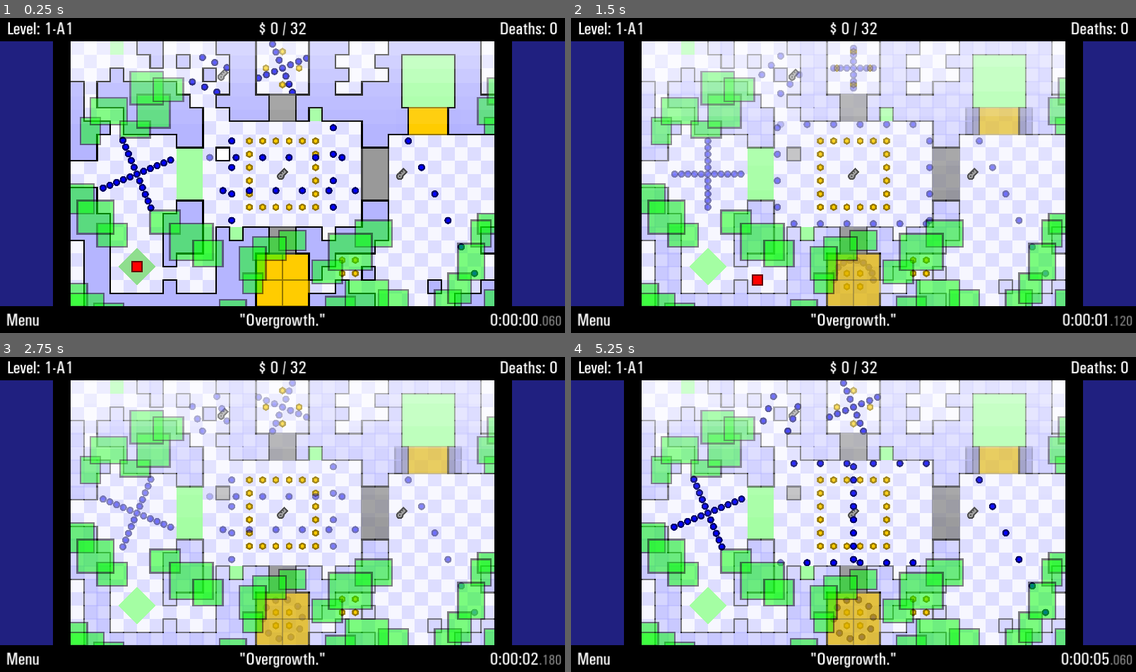
Above: before the commit, frames 1-4 (two rows, left to right).
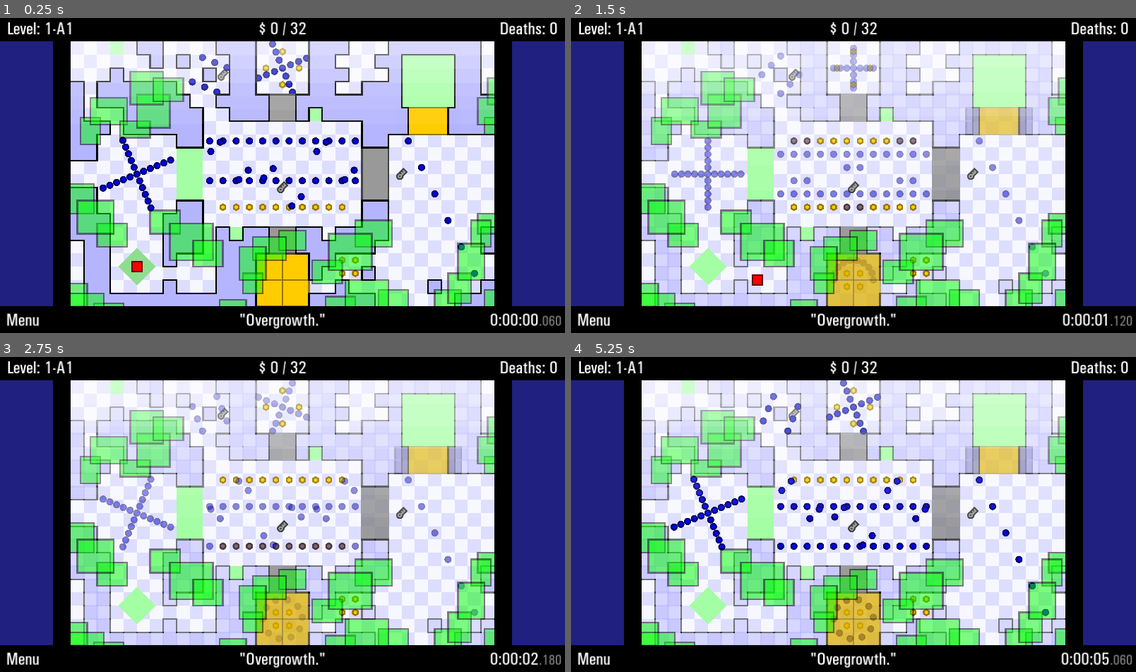
Above: after the commit, the same moments.

Repository: JustVictorGD/TWHG-Remake-Template
Game: Godot game, scene res://game/scenes/main.tscn
Two runs of this game, one before a commit and one after it. Both use one fixed random seed, a clock stepped at 60 frames per second and the inputs below.
Inputs:
- Up to frame 1 (0.25 s): no input
- Up to frame 2 (1.5 s): hold D (right) 0.53-1.28 s; tap O (ghost) at 0.6 s; hold S (down) from 1.28 s (still down); tap I (invincibility) at 1.35 s
- Up to frame 3 (2.75 s): release S (down) at 2.03 s; hold D (right) from 2.03 s (still down); tap U (speed_hack) at 2.1 s
- Up to frame 4 (5.25 s): release D (right) at 2.78 s; hold W (up) 2.78-3.53 s; tap one key every 0.75 s from 2.85 s: O (ghost) I (invincibility) U (speed_hack) O (ghost); hold A (left) 3.53-5.03 s; hold S (down) from 5.03 s (still down)

The runs differ from the first frame. In frame 1, 1.6% of the frame differs, in the area x 36-64%, y 33-66%; in frame 2, 1.6%; in frame 3, 1.6%; in frame 4, 1.7%, in the area x 36-64%, y 32-67%.
Error after the commit: Invalid assignment of property or key 'text' with value of type 'String' on a base object of type 'null instance'. (res://core/scripts/misc_scripts/interface.g…

Commit message:
Add FPS counter
An FPS counter in the bottom-left corner, next to the Menu button.

Diff:
--- a/core/scripts/misc_scripts/interface.gd
+++ b/core/scripts/misc_scripts/interface.gd
@@ -52,6 +52,7 @@
 	$Deaths.text = "Deaths: " + str(AreaManager.deaths)
 	$Timer.text = str(hours) + (":%02d:%02d" % [minutes, seconds])
 	$Timer2.text = ".%03d" % [ticks]
+	$FPS.text = str(Engine.get_frames_per_second()) + " FPS"
 
 	if AreaManager.finished:
 		$Timer.modulate = Color.GOLD
--- a/game/areas/level 1/1-b2.tscn
+++ b/game/areas/level 1/1-b2.tscn
@@ -48,160 +48,6 @@
 _data = {
 "RESET": SubResource("Animation_t1oa8"),
 "new_animation": SubResource("Animation_68scm")
-}
-
-[sub_resource type="Animation" id="Animation_ouv8q"]
-length = 0.001
-tracks/0/type = "value"
-tracks/0/imported = false
-tracks/0/enabled = true
-tracks/0/path = NodePath(".:position")
-tracks/0/interp = 1
-tracks/0/loop_wrap = true
-tracks/0/keys = {
-"times": PackedFloat32Array(0),
-"transitions": PackedFloat32Array(1),
-"update": 0,
-"values": [Vector2(0, 0)]
-}
-
-[sub_resource type="Animation" id="Animation_cbltf"]
-resource_name = "new_animation"
-length = 0.75
-loop_mode = 2
-step = 0.05
-tracks/0/type = "value"
-tracks/0/imported = false
-tracks/0/enabled = true
-tracks/0/path = NodePath(".:position")
-tracks/0/interp = 1
-tracks/0/loop_wrap = true
-tracks/0/keys = {
-"times": PackedFloat32Array(0, 0.75),
-"transitions": PackedFloat32Array(1, 1),
-"update": 0,
-"values": [Vector2(0, 0), Vector2(0, 360)]
-}
-
-[sub_resource type="AnimationLibrary" id="AnimationLibrary_syupp"]
-_data = {
-"RESET": SubResource("Animation_ouv8q"),
-"new_animation": SubResource("Animation_cbltf")
-}
-
-[sub_resource type="Animation" id="Animation_legs3"]
-length = 0.001
-tracks/0/type = "value"
-tracks/0/imported = false
-tracks/0/enabled = true
-tracks/0/path = NodePath(".:position")
-tracks/0/interp = 1
-tracks/0/loop_wrap = true
-tracks/0/keys = {
-"times": PackedFloat32Array(0),
-"transitions": PackedFloat32Array(1),
-"update": 0,
-"values": [Vector2(0, 0)]
-}
-
-[sub_resource type="Animation" id="Animation_r8ft8"]
-resource_name = "new_animation"
-length = 0.75
-loop_mode = 2
-step = 0.0625
-tracks/0/type = "value"
-tracks/0/imported = false
-tracks/0/enabled = true
-tracks/0/path = NodePath(".:position")
-tracks/0/interp = 1
-tracks/0/loop_wrap = true
-tracks/0/keys = {
-"times": PackedFloat32Array(0, 0.75),
-"transitions": PackedFloat32Array(1, 1),
-"update": 0,
-"values": [Vector2(0, 0), Vector2(0, -360)]
-}
-
-[sub_resource type="AnimationLibrary" id="AnimationLibrary_uhdnx"]
-_data = {
-"RESET": SubResource("Animation_legs3"),
-"new_animation": SubResource("Animation_r8ft8")
-}
-
-[sub_resource type="Animation" id="Animation_edx1s"]
-length = 0.001
-tracks/0/type = "value"
-tracks/0/imported = false
-tracks/0/enabled = true
-tracks/0/path = NodePath(".:position")
-tracks/0/interp = 1
-tracks/0/loop_wrap = true
-tracks/0/keys = {
-"times": PackedFloat32Array(0),
-"transitions": PackedFloat32Array(1),
-"update": 0,
-"values": [Vector2(0, 0)]
-}
-
-[sub_resource type="Animation" id="Animation_36yhl"]
-resource_name = "new_animation"
-length = 1.5
-loop_mode = 2
-tracks/0/type = "value"
-tracks/0/imported = false
-tracks/0/enabled = true
-tracks/0/path = NodePath(".:position")
-tracks/0/interp = 1
-tracks/0/loop_wrap = true
-tracks/0/keys = {
-"times": PackedFloat32Array(0, 1.5),
-"transitions": PackedFloat32Array(1, 1),
-"update": 0,
-"values": [Vector2(0, 0), Vector2(552, 0)]
-}
-
-[sub_resource type="AnimationLibrary" id="AnimationLibrary_hc4bb"]
-_data = {
-"RESET": SubResource("Animation_edx1s"),
-"new_animation": SubResource("Animation_36yhl")
-}
-
-[sub_resource type="Animation" id="Animation_h4gfc"]
-length = 0.001
-tracks/0/type = "value"
-tracks/0/imported = false
-tracks/0/enabled = true
-tracks/0/path = NodePath(".:position")
-tracks/0/interp = 1
-tracks/0/loop_wrap = true
-tracks/0/keys = {
-"times": PackedFloat32Array(0),
-"transitions": PackedFloat32Array(1),
-"update": 0,
-"values": [Vector2(0, 0)]
-}
-
-[sub_resource type="Animation" id="Animation_e0y47"]
-resource_name = "new_animation"
-length = 1.5
-loop_mode = 2
-tracks/0/type = "value"
-tracks/0/imported = false
-tracks/0/enabled = true
-tracks/0/path = NodePath(".:position")
-tracks/0/interp = 1
-tracks/0/loop_wrap = true
-tracks/0/keys = {
-"times": PackedFloat32Array(0, 1.5),
-"transitions": PackedFloat32Array(1, 1),
-"update": 0,
-"values": [Vector2(0, 0), Vector2(-552, 0)]
-}
-
-[sub_resource type="AnimationLibrary" id="AnimationLibrary_jfnk2"]
-_data = {
-"RESET": SubResource("Animation_h4gfc"),
-"new_animation": SubResource("Animation_e0y47")
 }
 
 [sub_resource type="Animation" id="Animation_0fenc"]
@@ -368,6 +214,43 @@
 "new_animation": SubResource("Animation_dt221")
 }
 
+[sub_resource type="Animation" id="Animation_i0ar4"]
+length = 0.001
+tracks/0/type = "value"
+tracks/0/imported = false
+tracks/0/enabled = true
+tracks/0/path = NodePath(".:position")
+tracks/0/interp = 1
+tracks/0/loop_wrap = true
+tracks/0/keys = {
+"times": PackedFloat32Array(0),
+"transitions": PackedFloat32Array(1),
+"update": 0,
+"values": [Vector2(504, 312)]
+}
+
+[sub_resource type="Animation" id="Animation_ukhjm"]
+resource_name = "new_animation"
+loop_mode = 2
+tracks/0/type = "value"
+tracks/0/imported = false
+tracks/0/enabled = true
+tracks/0/path = NodePath(".:position")
+tracks/0/interp = 1
+tracks/0/loop_wrap = true
+tracks/0/keys = {
+"times": PackedFloat32Array(0, 1),
+"transitions": PackedFloat32Array(1, 1),
+"update": 0,
+"values": [Vector2(504, 312), Vector2(504, 504)]
+}
+
+[sub_resource type="AnimationLibrary" id="AnimationLibrary_ypg5j"]
+_data = {
+"RESET": SubResource("Animation_i0ar4"),
+"new_animation": SubResource("Animation_ukhjm")
+}
+
 [sub_resource type="Animation" id="Animation_ubdws"]
 length = 0.001
 tracks/0/type = "value"
@@ -407,6 +290,44 @@
 "new_animation": SubResource("Animation_trcub")
 }
 
+[sub_resource type="Animation" id="Animation_waj54"]
+length = 0.001
+tracks/0/type = "value"
+tracks/0/imported = false
+tracks/0/enabled = true
+tracks/0/path = NodePath(".:rotation")
+tracks/0/interp = 1
+tracks/0/loop_wrap = true
+tracks/0/keys = {
+"times": PackedFloat32Array(0),
+"transitions": PackedFloat32Array(1),
+"update": 0,
+"values": [0.0]
+}
+
+[sub_resource type="Animation" id="Animation_bltfe"]
+resource_name = "new_animation"
+length = 2.0
+loop_mode = 1
+tracks/0/type = "value"
+tracks/0/imported = false
+tracks/0/enabled = true
+tracks/0/path = NodePath(".:rotation")
+tracks/0/interp = 1
+tracks/0/loop_wrap = true
+tracks/0/keys = {
+"times": PackedFloat32Array(0, 2),
+"transitions": PackedFloat32Array(1, 1),
+"update": 0,
+"values": [0.0, 6.28319]
+}
+
+[sub_resource type="AnimationLibrary" id="AnimationLibrary_51qu2"]
+_data = {
+"RESET": SubResource("Animation_waj54"),
+"new_animation": SubResource("Animation_bltfe")
+}
+
 [node name="1-B2" type="Node2D"]
 script = ExtResource("1_hg4mj")
 metadata/_edit_lock_ = true
@@ -463,9 +384,10 @@
 type = 2
 
 [node name="Coins" type="Node2D" parent="."]
+metadata/_edit_lock_ = true
 
 [node name="Coin17" parent="Coins" instance=ExtResource("5_h7jdv")]
-position = Vector2(648, 360)
+position = Vector2(552, 360)
 
 [node name="Coin18" parent="Coins" instance=ExtResource("5_h7jdv")]
 position = Vector2(696, 360)
@@ -480,28 +402,28 @@
 position = Vector2(840, 360)
 
 [node name="Coin9" parent="Coins" instance=ExtResource("5_h7jdv")]
-position = Vector2(888, 552)
+position = Vector2(936, 600)
 
 [node name="Coin10" parent="Coins" instance=ExtResource("5_h7jdv")]
-position = Vector2(888, 504)
+position = Vector2(984, 600)
 
 [node name="Coin11" parent="Coins" instance=ExtResource("5_h7jdv")]
-position = Vector2(888, 456)
+position = Vector2(984, 360)
 
 [node name="Coin12" parent="Coins" instance=ExtResource("5_h7jdv")]
-position = Vector2(888, 408)
+position = Vector2(936, 360)
 
 [node name="Coin13" parent="Coins" instance=ExtResource("5_h7jdv")]
-position = Vector2(648, 552)
+position = Vector2(600, 600)
 
 [node name="Coin14" parent="Coins" instance=ExtResource("5_h7jdv")]
-position = Vector2(648, 504)
+position = Vector2(552, 600)
 
 [node name="Coin15" parent="Coins" instance=ExtResource("5_h7jdv")]
-position = Vector2(648, 456)
+position = Vector2(600, 360)
 
 [node name="Coin16" parent="Coins" instance=ExtResource("5_h7jdv")]
-position = Vector2(648, 408)
+position = Vector2(648, 360)
 
 [node name="Coin22" parent="Coins" instance=ExtResource("5_h7jdv")]
 position = Vector2(888, 360)
@@ -561,6 +483,7 @@
 position = Vector2(828, 96)
 
 [node name="Circles" type="Node2D" parent="."]
+metadata/_edit_lock_ = true
 
 [node name="Circle" parent="Circles" instance=ExtResource("7_v8775")]
 position = Vector2(768, 864)
@@ -602,107 +525,6 @@
 [node name="BlueEnemy32" parent="Enemies/StaticEnemies" instance=ExtResource("6_i7507")]
 position = Vector2(1464, 840)
 
-[node name="Group1" type="Node2D" parent="Enemies"]
-metadata/_edit_lock_ = true
-
-[node name="TickBasedAnimator" type="AnimationPlayer" parent="Enemies/Group1"]
-libraries = {
-"": SubResource("AnimationLibrary_syupp")
-}
-autoplay = "new_animation"
-script = ExtResource("6_jic0f")
-
-[node name="BlueEnemy" parent="Enemies/Group1" instance=ExtResource("6_i7507")]
-modulate = Color(1, 1, 1, 0.498039)
-position = Vector2(504, 300)
-
-[node name="BlueEnemy2" parent="Enemies/Group1" instance=ExtResource("6_i7507")]
-position = Vector2(600, 300)
-
-[node name="BlueEnemy3" parent="Enemies/Group1" instance=ExtResource("6_i7507")]
-position = Vector2(696, 300)
-
-[node name="BlueEnemy4" parent="Enemies/Group1" instance=ExtResource("6_i7507")]
-position = Vector2(792, 300)
-
-[node name="BlueEnemy5" parent="Enemies/Group1" instance=ExtResource("6_i7507")]
-position = Vector2(888, 300)
-
-[node name="BlueEnemy6" parent="Enemies/Group1" instance=ExtResource("6_i7507")]
-position = Vector2(984, 300)
-
-[node name="Group2" type="Node2D" parent="Enemies"]
-metadata/_edit_lock_ = true
-
-[node name="TickBasedAnimator" type="AnimationPlayer" parent="Enemies/Group2"]
-libraries = {
-"": SubResource("AnimationLibrary_uhdnx")
-}
-autoplay = "new_animation"
-script = ExtResource("6_jic0f")
-
-[node name="BlueEnemy" parent="Enemies/Group2" instance=ExtResource("6_i7507")]
-position = Vector2(552, 660)
-
-[node name="BlueEnemy2" parent="Enemies/Group2" instance=ExtResource("6_i7507")]
-position = Vector2(648, 660)
-
-[node name="BlueEnemy3" parent="Enemies/Group2" instance=ExtResource("6_i7507")]
-position = Vector2(744, 660)
-
-[node name="BlueEnemy4" parent="Enemies/Group2" instance=ExtResource("6_i7507")]
-position = Vector2(840, 660)
-
-[node name="BlueEnemy5" parent="Enemies/Group2" instance=ExtResource("6_i7507")]
-position = Vector2(936, 660)
-
-[node name="BlueEnemy6" parent="Enemies/Group2" instance=ExtResource("6_i7507")]
-position = Vector2(1032, 660)
-
-[node name="Group3" type="Node2D" parent="Enemies"]
-metadata/_edit_lock_ = true
-
-[node name="TickBasedAnimator" type="AnimationPlayer" parent="Enemies/Group3"]
-libraries = {
-"": SubResource("AnimationLibrary_hc4bb")
-}
-autoplay = "new_animation"
-script = ExtResource("6_jic0f")
-
-[node name="BlueEnemy" parent="Enemies/Group3" instance=ExtResource("6_i7507")]
-position = Vector2(492, 360)
-
-[node name="BlueEnemy2" parent="Enemies/Group3" instance=ExtResource("6_i7507")]
-position = Vector2(492, 456)
-
-[node name="BlueEnemy3" parent="Enemies/Group3" instance=ExtResource("6_i7507")]
-position = Vector2(492, 552)
-
-[node name="BlueEnemy4" parent="Enemies/Group3" instance=ExtResource("6_i7507")]
-position = Vector2(492, 648)
-
-[node name="Group4" type="Node2D" parent="Enemies"]
-metadata/_edit_lock_ = true
-
-[node name="TickBasedAnimator" type="AnimationPlayer" parent="Enemies/Group4"]
-libraries = {
-"": SubResource("AnimationLibrary_jfnk2")
-}
-autoplay = "new_animation"
-script = ExtResource("6_jic0f")
-
-[node name="BlueEnemy" parent="Enemies/Group4" instance=ExtResource("6_i7507")]
-position = Vector2(1044, 312)
-
-[node name="BlueEnemy2" parent="Enemies/Group4" instance=ExtResource("6_i7507")]
-position = Vector2(1044, 408)
-
-[node name="BlueEnemy3" parent="Enemies/Group4" instance=ExtResource("6_i7507")]
-position = Vector2(1044, 504)
-
-[node name="BlueEnemy4" parent="Enemies/Group4" instance=ExtResource("6_i7507")]
-position = Vector2(1044, 600)
-
 [node name="Group5" type="Node2D" parent="Enemies"]
 position = Vector2(240, 480)
 
@@ -851,10 +673,92 @@
 [node name="BlueEnemy6" parent="Enemies/4-B4" instance=ExtResource("6_i7507")]
 position = Vector2(-48, 48)
 
+[node name="Group1" type="Node2D" parent="Enemies"]
+position = Vector2(504, 312)
+
+[node name="TickBasedAnimator" type="AnimationPlayer" parent="Enemies/Group1"]
+libraries = {
+"": SubResource("AnimationLibrary_ypg5j")
+}
+autoplay = "new_animation"
+script = ExtResource("6_jic0f")
+
+[node name="BlueEnemy" parent="Enemies/Group1" instance=ExtResource("6_i7507")]
+
+[node name="BlueEnemy2" parent="Enemies/Group1" instance=ExtResource("6_i7507")]
+position = Vector2(48, 0)
+
+[node name="BlueEnemy3" parent="Enemies/Group1" instance=ExtResource("6_i7507")]
+position = Vector2(96, 0)
+
+[node name="BlueEnemy4" parent="Enemies/Group1" instance=ExtResource("6_i7507")]
+position = Vector2(144, 0)
+
+[node name="BlueEnemy5" parent="Enemies/Group1" instance=ExtResource("6_i7507")]
+position = Vector2(192, 0)
+
+[node name="BlueEnemy6" parent="Enemies/Group1" instance=ExtResource("6_i7507")]
+position = Vector2(240, 0)
+
+[node name="BlueEnemy7" parent="Enemies/Group1" instance=ExtResource("6_i7507")]
+position = Vector2(288, 0)
+
+[node name="BlueEnemy8" parent="Enemies/Group1" instance=ExtResource("6_i7507")]
+position = Vector2(336, 0)
+
+[node name="BlueEnemy9" parent="Enemies/Group1" instance=ExtResource("6_i7507")]
+position = Vector2(384, 0)
+
+[node name="BlueEnemy10" parent="Enemies/Group1" instance=ExtResource("6_i7507")]
+position = Vector2(432, 0)
+
+[node name="BlueEnemy11" parent="Enemies/Group1" instance=ExtResource("6_i7507")]
+position = Vector2(480, 0)
+
+[node name="BlueEnemy12" parent="Enemies/Group1" instance=ExtResource("6_i7507")]
+position = Vector2(528, 0)
+
+[node name="BlueEnemy13" parent="Enemies/Group1" instance=ExtResource("6_i7507")]
+position = Vector2(48, 144)
+
+[node name="BlueEnemy24" parent="Enemies/Group1" instance=ExtResource("6_i7507")]
+position = Vector2(0, 144)
+
+[node name="BlueEnemy14" parent="Enemies/Group1" instance=ExtResource("6_i7507")]
+position = Vector2(96, 144)
+
+[node name="BlueEnemy15" parent="Enemies/Group1" instance=ExtResource("6_i7507")]
+position = Vector2(144, 144)
+
+[node name="BlueEnemy16" parent="Enemies/Group1" instance=ExtResource("6_i7507")]
+position = Vector2(192, 144)
+
+[node name="BlueEnemy17" parent="Enemies/Group1" instance=ExtResource("6_i7507")]
+position = Vector2(240, 144)
+
+[node name="BlueEnemy18" parent="Enemies/Group1" instance=ExtResource("6_i7507")]
+position = Vector2(288, 144)
+
+[node name="BlueEnemy19" parent="Enemies/Group1" instance=ExtResource("6_i7507")]
+position = Vector2(336, 144)
+
+[node name="BlueEnemy20" parent="Enemies/Group1" instance=ExtResource("6_i7507")]
+position = Vector2(384, 144)
+
+[node name="BlueEnemy21" parent="Enemies/Group1" instance=ExtResource("6_i7507")]
+position = Vector2(432, 144)
+
+[node name="BlueEnemy22" parent="Enemies/Group1" instance=ExtResource("6_i7507")]
+position = Vector2(480, 144)
+
+[node name="BlueEnemy23" parent="Enemies/Group1" instance=ExtResource("6_i7507")]
+position = Vector2(528, 144)
+
 [node name="Keys" type="Node2D" parent="."]
+metadata/_edit_lock_ = true
 
 [node name="Key" parent="Keys" instance=ExtResource("10_l8d2y")]
-position = Vector2(768, 480)
+position = Vector2(768, 528)
 key_id = 0
 tracking = true
 
@@ -869,8 +773,10 @@
 tracking = true
 
 [node name="Doors" type="Node2D" parent="."]
+metadata/_edit_lock_ = true
 
 [node name="KeyDoors" type="Node2D" parent="Doors"]
+metadata/_edit_lock_ = true
 
 [node name="KeyDoor" parent="Doors/KeyDoors" instance=ExtResource("10_x5t53")]
 offset_left = 1056.0
@@ -901,6 +807,7 @@
 fade = true
 
 [node name="GoldDoors" type="Node2D" parent="Doors"]
+metadata/_edit_lock_ = true
 
 [node name="GoldDoor" parent="Doors/GoldDoors" instance=ExtResource("12_1mhss")]
 offset_left = 1224.0
@@ -951,6 +858,7 @@
 metadata/_edit_lock_ = true
 
 [node name="Solids" type="Node2D" parent="."]
+metadata/_edit_lock_ = true
 
 [node name="Solid" type="ColorRect" parent="Solids"]
 z_index = 5
@@ -1479,10 +1387,68 @@
 offset_bottom = 288.0
 color = Color(1, 1, 1, 0.0627451)
 
-[node name="Solid" type="ColorRect" parent="."]
-offset_left = 528.0
-offset_top = 384.0
-offset_right = 576.0
-offset_bottom = 432.0
-color = Color(1, 1, 1, 0)
-script = ExtResource("11_7h33g")
+[node name="Spinner1" type="Node2D" parent="."]
+position = Vector2(576, 432)
+
+[node name="TickBasedAnimator" type="AnimationPlayer" parent="Spinner1"]
+libraries = {
+"": SubResource("AnimationLibrary_51qu2")
+}
+autoplay = "new_animation"
+script = ExtResource("6_jic0f")
+
+[node name="BlueEnemy2" parent="Spinner1" instance=ExtResource("6_i7507")]
+position = Vector2(-72, -24)
+
+[node name="BlueEnemy3" parent="Spinner1" instance=ExtResource("6_i7507")]
+position = Vector2(-72, 24)
+
+[node name="BlueEnemy6" parent="Spinner1" instance=ExtResource("6_i7507")]
+position = Vector2(72, -24)
+
+[node name="BlueEnemy8" parent="Spinner1" instance=ExtResource("6_i7507")]
+position = Vector2(72, 24)
+
+[node name="Spinner2" type="Node2D" parent="."]
+position = Vector2(768, 528)
+
+[node name="TickBasedAnimator" type="AnimationPlayer" parent="Spinner2"]
+libraries = {
+"": SubResource("AnimationLibrary_51qu2")
+}
+autoplay = "new_animation"
+script = ExtResource("6_jic0f")
+
+[node name="BlueEnemy2" parent="Spinner2" instance=ExtResource("6_i7507")]
+position = Vector2(-72, -24)
+
+[node name="BlueEnemy3" parent="Spinner2" instance=ExtResource("6_i7507")]
+position = Vector2(-72, 24)
+
+[node name="BlueEnemy6" parent="Spinner2" instance=ExtResource("6_i7507")]
+position = Vector2(72, -24)
+
+[node name="BlueEnemy8" parent="Spinner2" instance=ExtResource("6_i7507")]
+position = Vector2(72, 24)
+
+[node name="Spinner3" type="Node2D" parent="."]
+position = Vector2(960, 432)
+
+[node name="TickBasedAnimator" type="AnimationPlayer" parent="Spinner3"]
+libraries = {
+"": SubResource("AnimationLibrary_51qu2")
+}
+autoplay = "new_animation"
+script = ExtResource("6_jic0f")
+
+[node name="BlueEnemy2" parent="Spinner3" instance=ExtResource("6_i7507")]
+position = Vector2(-72, 24)
+
+[node name="BlueEnemy3" parent="Spinner3" instance=ExtResource("6_i7507")]
+position = Vector2(-72, -24)
+
+[node name="BlueEnemy6" parent="Spinner3" instance=ExtResource("6_i7507")]
+position = Vector2(72, -24)
+
+[node name="BlueEnemy8" parent="Spinner3" instance=ExtResource("6_i7507")]
+position = Vector2(72, 24)
Not shown: 1 places in game/areas/level 1/1-b2.tscn that only renumber resources
